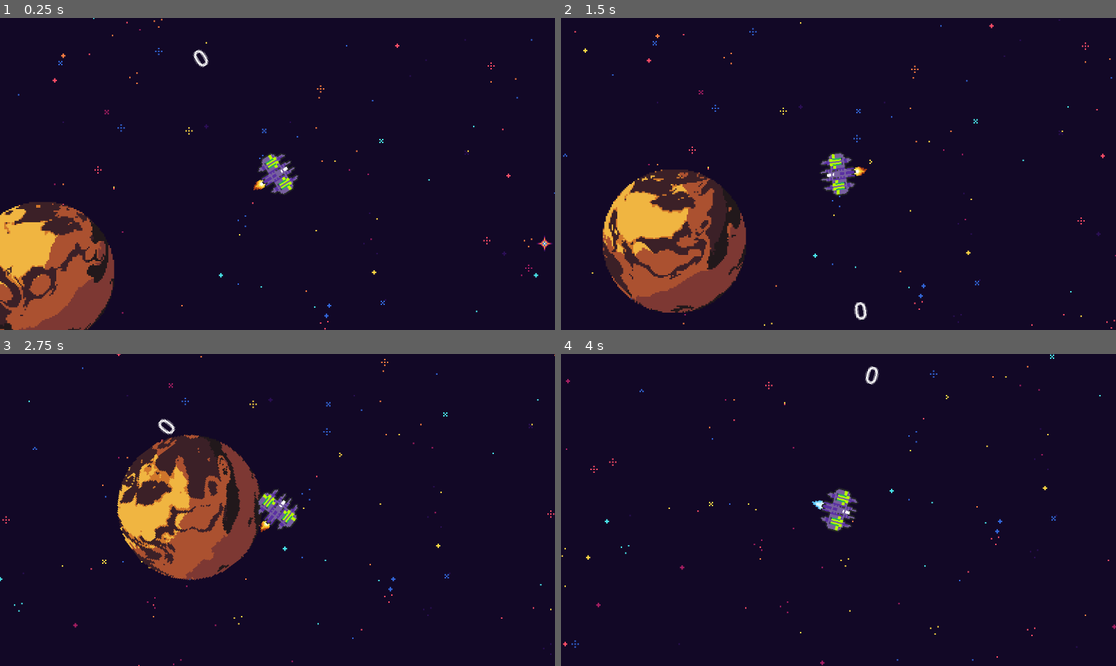
Above: before the commit, frames 1-4 (two rows, left to right).
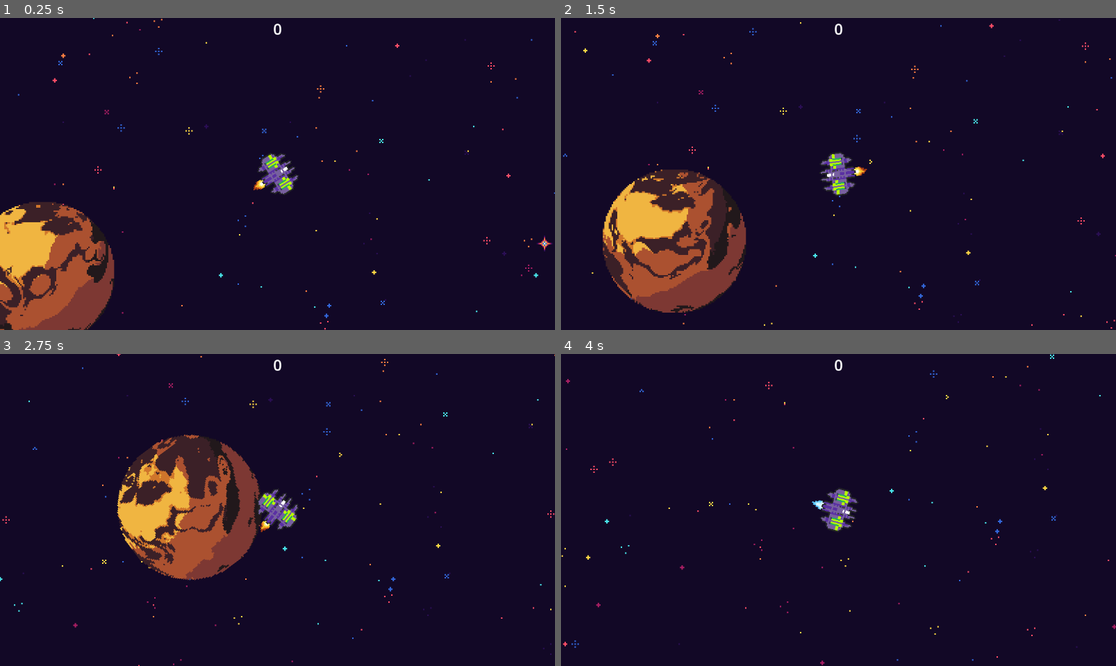
Above: after the commit, the same moments.

Repository: Likvik89/Planetslinger
Game: Godot game, scene res://Scenes/spaece.tscn
The game is run twice, just before and just after one commit, with the same random seed, the same clock (stepped at 60 frames per second) and the same inputs.
Inputs (mouse positions are in pixels of both pictures, inside the frame that each line leads up to):
- Up to frame 1 (0.25 s): no input
- Up to frame 2 (1.5 s): move the mouse to (960, 158) at 0.52 s; hold D (rotate_right) 0.53-1.28 s; hold Space (Repulse) 0.53-1.28 s; move the mouse to (727, 189) at 1.27 s; hold E (gravitydown) from 1.28 s (still down); tap Shift (move_boost) at 1.35 s
- Up to frame 3 (2.75 s): move the mouse to (333, 441) at 2.02 s; release E (gravitydown) at 2.03 s; hold D (rotate_right) from 2.03 s (still down); hold Z (stop) from 2.03 s (still down)
- Up to frame 4 (4 s): move the mouse to (810, 572) at 2.77 s; release D (rotate_right) at 2.78 s; release Z (stop) at 2.78 s; hold Q (gravityup) 2.78-3.53 s; tap Space (Repulse) at 2.85 s; move the mouse to (1005, 556) at 3.52 s; hold A (rotate_left) from 3.53 s (still down); hold Shift (move_boost) from 3.53 s (still down)

The runs differ from the first frame. In frame 1, 0.1% of the frame differs, in the area x 34-51%, y 1-16%; in frame 2, 0.1%; in frame 3, 0.1%, in the area x 28-51%, y 1-27%; in frame 4, 0.1%.

Commit message:
score complete

Diff:
--- a/Scenes/Playership.tscn
+++ b/Scenes/Playership.tscn
@@ -1,11 +1,10 @@
-[gd_scene load_steps=36 format=3 uid="uid://bj7xlge1lg0jp"]
+[gd_scene load_steps=35 format=3 uid="uid://bj7xlge1lg0jp"]
 
 [ext_resource type="Script" path="res://Scripts/Playership.gd" id="1_w6fab"]
 [ext_resource type="Texture2D" uid="uid://rlru65sdmrxl" path="res://sprites/Exhaust/Exhaust3.png" id="2_5ff5l"]
 [ext_resource type="Texture2D" uid="uid://d21w62ttsorh2" path="res://sprites/Exhaust/Boost_Exhaust.png" id="2_83qdo"]
 [ext_resource type="Texture2D" uid="uid://cxovmxbrtvpvx" path="res://sprites/SpaceShips/Purple.png" id="3_e7ha8"]
 [ext_resource type="Texture2D" uid="uid://5w5gt5qhydm5" path="res://sprites/Playeranimations/repulse.png" id="4_nhhr5"]
-[ext_resource type="Script" path="res://Scripts/score UI.gd" id="5_lggot"]
 
 [sub_resource type="AtlasTexture" id="AtlasTexture_og23t"]
 atlas = ExtResource("2_83qdo")
@@ -260,13 +259,4 @@
 sprite_frames = SubResource("SpriteFrames_tbhcd")
 animation = &"repulse"
 
-[node name="Label" type="Label" parent="."]
-offset_left = -23.0
-offset_top = -108.0
-offset_right = 20.0
-offset_bottom = -85.0
-text = "Score"
-horizontal_alignment = 1
-script = ExtResource("5_lggot")
-
 [connection signal="body_entered" from="Hurtbox" to="." method="_on_area_2d_body_entered"]
--- a/Scenes/spaece.tscn
+++ b/Scenes/spaece.tscn
@@ -1,13 +1,17 @@
-[gd_scene load_steps=7 format=3 uid="uid://ceidb1v0s1485"]
+[gd_scene load_steps=9 format=3 uid="uid://ceidb1v0s1485"]
 
 [ext_resource type="Script" path="res://Scripts/space.gd" id="1_8xrhg"]
 [ext_resource type="PackedScene" uid="uid://d166e7r2yvule" path="res://Scenes/planet.tscn" id="3_1lsuq"]
 [ext_resource type="PackedScene" uid="uid://bj7xlge1lg0jp" path="res://Scenes/Playership.tscn" id="4_nh8i3"]
 [ext_resource type="PackedScene" uid="uid://c2l0lmddivget" path="res://Scenes/enemyspawner.tscn" id="5_pritn"]
 [ext_resource type="PackedScene" uid="uid://dg1hws2hww7rm" path="res://Scenes/spaece_background.tscn" id="5_worp5"]
+[ext_resource type="Script" path="res://Scripts/score UI.gd" id="6_p7bf0"]
 
 [sub_resource type="RectangleShape2D" id="RectangleShape2D_ld176"]
 size = Vector2(7003, 502)
+
+[sub_resource type="LabelSettings" id="LabelSettings_l04gt"]
+font_size = 32
 
 [node name="Spaæece" type="Node2D"]
 script = ExtResource("1_8xrhg")
@@ -63,3 +67,12 @@
 
 [node name="Playership" parent="Enemyspawner" instance=ExtResource("4_nh8i3")]
 unique_name_in_owner = true
+
+[node name="CanvasLayer" type="CanvasLayer" parent="Enemyspawner"]
+
+[node name="Label" type="Label" parent="Enemyspawner/CanvasLayer"]
+offset_right = 1152.0
+offset_bottom = 121.0
+label_settings = SubResource("LabelSettings_l04gt")
+horizontal_alignment = 1
+script = ExtResource("6_p7bf0")
--- a/Scripts/score UI.gd
+++ b/Scripts/score UI.gd
@@ -1,4 +1,5 @@
 extends Label
 
 func _process(delta):
+
 	self.text = str(Score.score)
